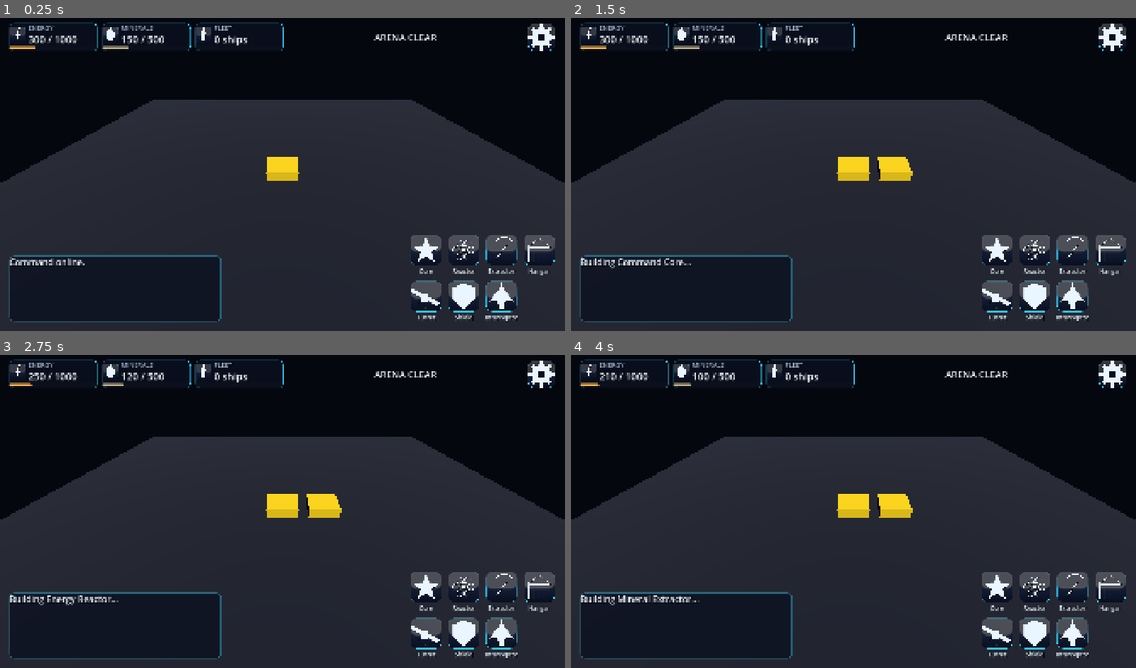
Above: before the commit, frames 1-4 (two rows, left to right).
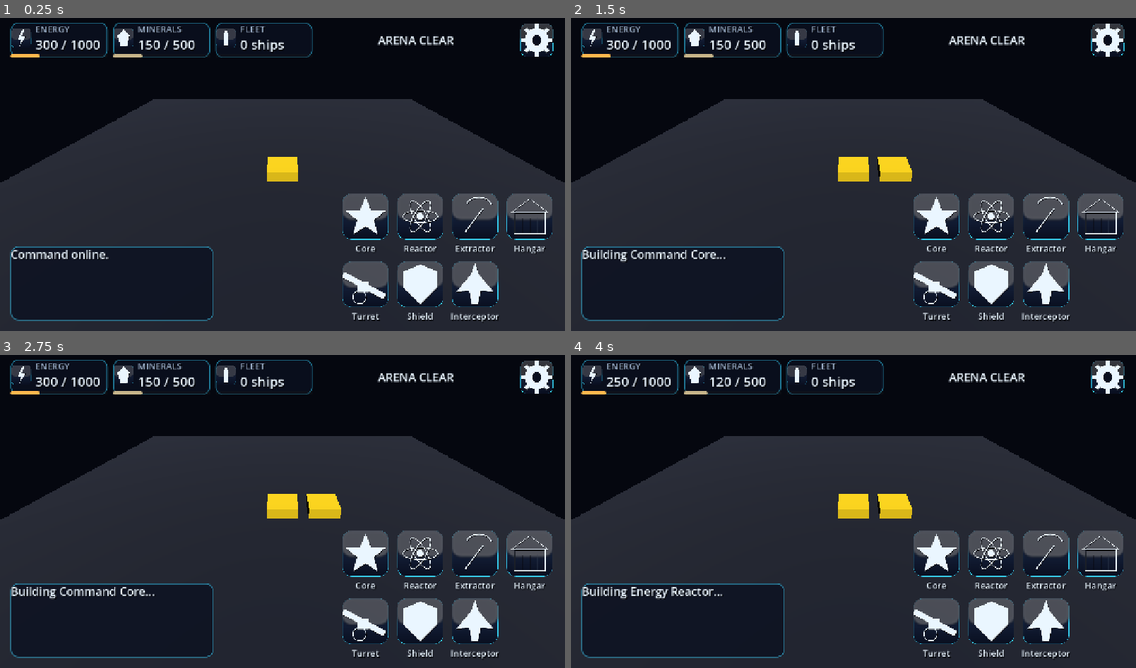
Above: after the commit, the same moments.

Repository: xam-eth/Last-Space
Game: Godot game, scene res://scenes/main.tscn
Two runs of this game, one before a commit and one after it. Both use one fixed random seed, a clock stepped at 60 frames per second and the inputs below.
Inputs (mouse positions are in pixels of both pictures, inside the frame that each line leads up to):
- Up to frame 1 (0.25 s): no input
- Up to frame 2 (1.5 s): click (994, 249) at 0.52 s; click (938, 215) at 1.27 s
- Up to frame 3 (2.75 s): click (463, 586) at 2.02 s
- Up to frame 4 (4 s): click (989, 552) at 2.77 s; click (1073, 586) at 3.52 s

The runs differ from the first frame. In frame 1, 13% of the frame differs, in the area x 0-100%, y 1-98%; in frame 2, 13%; in frame 3, 13%; in frame 4, 13%.

Commit message:
fix(ui): design resolution 1920x1080 -> 1280x720 (mobile-first 16:9)
Feedback: "size resolusi masih salah". Root cause: design canvas 1920x1080
membuat semua teks/ikon terlalu kecil secara fisik di ponsel (mobile-first
artinya design resolution mobile). Fix: viewport 1280x720 (tetap 16:9,
stretch canvas_items + aspect keep, letterbox gelap — full screen konsisten).

- project.godot: viewport 1280x720 (design resolution mobile-first).
- hud.gd: token set di-scale ke kanvas 720p (MARGIN 24, TOP_BAR 96,
  CHIP 220x80, BTN 112 tetap — ~11mm ≈ 84pt fisik touch target, GRID_GAP 12,
  INFO 460x168, TOAST 640x64 y=120, menu 80x80, ikon chip 48, font disesuaikan,
  wave text dipersingkat agar muat).
- UI_UX_DESIGN.md: kanvas 1280x720 + token table + diagram + alasan kenapa
  bukan 1920x1080 (mobile-first); README + PROJECT_STATUS update.

Verifikasi (data nyata):
- QA:HUD:LAYOUT @1280x720: TopBar[24,12 1232x96], ActionGrid[772,404
  484x296] (7/7 cell 112x142, margin 24), InfoPanel[24,528 460x168],
  Toast[320,120 640x64] — semua sesuai token, tidak overlap.
- Gate run_game_check.sh all -> exit 0 (tests 190/0, e2e 36/0, game PASS,
  asset 11/0); debug.html 56/56 PASS (no regresi).
- Capture 2 resolusi (1280x720 + 896x414 mobile landscape): teks/ikon kini
  terbaca jelas di skala mobile, HUD konsisten, center arena clear.

Evidence: tools/godot/build/game_play.png, game_asset_hud.png,
game_mobile_landscape.png, debug_res.png.

Co-authored-by: arena-agent <297053741+arena-agent@users.noreply.github.com>

Diff:
--- a/game/project.godot
+++ b/game/project.godot
@@ -10,10 +10,12 @@
 
 [display]
 
-; 16:9 full landscape (requirement): viewport 1920x1080, stretch canvas_items
-; dengan aspect "keep" -> selalu 16:9, letterbox di warna clear (dark space).
-window/size/viewport_width=1920
-window/size/viewport_height=1080
+; 16:9 full landscape MOBILE-FIRST (UI_UX_DESIGN.md §6): viewport 1280x720 —
+; design resolution mobile (teks/ikon terbaca jelas di ponsel; di 1920x1080
+; semua terlalu kecil secara fisik). Stretch canvas_items dengan aspect
+; "keep" -> selalu 16:9 full screen, letterbox di warna clear (dark space).
+window/size/viewport_width=1280
+window/size/viewport_height=720
 window/stretch/mode="canvas_items"
 window/stretch/aspect="keep"
 
--- a/game/scripts/ui/hud.gd
+++ b/game/scripts/ui/hud.gd
@@ -2,7 +2,8 @@
 ## HUD — head-up display mobile-first landscape 16:9 (UI_UX_DESIGN.md §2–§4).
 ## Semua komponen adalah OVERLAY di atas gameplay arena (center arena bersih).
 ##
-## Layout zone (kanvas 1920×1080, semua ukuran konsisten — design tokens):
+## Layout zone (kanvas 1280×720 — design resolution mobile-first 16:9,
+## semua ukuran konsisten — design tokens UI_UX_DESIGN.md §3):
 ##   ┌──────────────────────────────────────────────────────┐
 ##   │ TOP BAR: [Energy][Minerals][Fleet] | wave | menu(☰)  │  h=128, margin 32
 ##   │------------------------------------------------------│
@@ -17,16 +18,16 @@
 ## memanggil API sistem yang sama dengan gameplay. Touch target ≥ 112px
 ## (mobile-first, lihat UI_UX_DESIGN.md §3 design tokens).
 
-# ---- design tokens (UI_UX_DESIGN.md §3) ----
-const MARGIN := 32          ## safe edge margin dalam canvas 16:9
-const TOP_BAR_H := 128      ## tinggi top bar
-const CHIP_W := 300         ## lebar resource chip
-const CHIP_H := 96          ## tinggi resource chip
-const BTN := 112            ## ukuran tombol aksi (touch target mobile)
-const GRID_GAP := 16        ## gap grid aksi
+# ---- design tokens (UI_UX_DESIGN.md §3, kanvas 1280×720 mobile-first) ----
+const MARGIN := 24          ## safe edge margin dalam canvas 16:9
+const TOP_BAR_H := 96       ## tinggi top bar
+const CHIP_W := 220         ## lebar resource chip
+const CHIP_H := 80          ## tinggi resource chip
+const BTN := 112            ## ukuran tombol aksi (touch target mobile: ~11mm ≈ 84pt)
+const GRID_GAP := 12        ## gap grid aksi
 const GRID_COLS := 4        ## kolom action grid
-const INFO_W := 720         ## lebar info panel (kiri-bawah)
-const INFO_H := 224         ## tinggi info panel
+const INFO_W := 460         ## lebar info panel (kiri-bawah)
+const INFO_H := 168         ## tinggi info panel
 const ICONS_JSON := "res://assets/ui/icons.json"  ## runtime: ikon embedded base64 (wasm tanpa loader .png)
 
 # palet (UI_UX_DESIGN.md §3.1)
@@ -122,8 +123,8 @@
 	bar.set_anchors_preset(Control.PRESET_TOP_WIDE)
 	bar.offset_left = MARGIN
 	bar.offset_right = -MARGIN
-	bar.offset_top = 16
-	bar.offset_bottom = 16 + TOP_BAR_H
+	bar.offset_top = 12
+	bar.offset_bottom = 12 + TOP_BAR_H
 	add_child(bar)
 	var box := HBoxContainer.new()
 	box.set_anchors_preset(Control.PRESET_FULL_RECT)
@@ -149,7 +150,7 @@
 
 	# tengah: indikator wave (ancaman) — center top = fokus informasi
 	_wave_label = Label.new()
-	_wave_label.label_settings = _ls(32, C_TEXT)
+	_wave_label.label_settings = _ls(26, C_TEXT)
 	_wave_label.horizontal_alignment = HORIZONTAL_ALIGNMENT_CENTER
 	_wave_label.size_flags_horizontal = Control.SIZE_EXPAND_FILL
 	_wave_label.text = "ARENA CLEAR"
@@ -158,7 +159,7 @@
 	# kanan: tombol menu (ikon)
 	var menu_btn := TextureButton.new()
 	menu_btn.name = "MenuButton"
-	menu_btn.custom_minimum_size = Vector2(96, 96)
+	menu_btn.custom_minimum_size = Vector2(80, 80)
 	menu_btn.ignore_texture_size = true  ## min size = 96 (bukan ukuran tekstur 256)
 	menu_btn.size_flags_vertical = Control.SIZE_SHRINK_CENTER
 	menu_btn.texture_normal = _load_icon("menu")
@@ -188,7 +189,7 @@
 	row.add_theme_constant_override("separation", 8)
 	vbox.add_child(row)
 	var icon := TextureRect.new()
-	icon.custom_minimum_size = Vector2(56, 56)
+	icon.custom_minimum_size = Vector2(48, 48)
 	icon.ignore_texture_size = true  ## min size = 56 (bukan ukuran tekstur 256)
 	icon.texture = _load_icon(icon_id)
 	icon.stretch_mode = TextureRect.STRETCH_KEEP_ASPECT_CENTERED
@@ -199,14 +200,14 @@
 	texts.add_theme_constant_override("separation", 0)
 	row.add_child(texts)
 	var cap := Label.new()
-	cap.label_settings = _ls(22, C_MUTED)
+	cap.label_settings = _ls(20, C_MUTED)
 	cap.text = label_text
 	texts.add_child(cap)
 	var value := Label.new()
-	value.label_settings = _ls(34, C_TEXT)
+	value.label_settings = _ls(30, C_TEXT)
 	texts.add_child(value)
 	var bar := ProgressBar.new()
-	bar.custom_minimum_size = Vector2(0, 10)
+	bar.custom_minimum_size = Vector2(0, 8)
 	bar.max_value = 100.0
 	bar.show_percentage = false
 	var bg_style := StyleBoxFlat.new()
@@ -232,7 +233,7 @@
 	grid.add_theme_constant_override("v_separation", GRID_GAP)
 	grid.set_anchors_preset(Control.PRESET_BOTTOM_RIGHT)
 	var grid_w := GRID_COLS * BTN + (GRID_COLS - 1) * GRID_GAP
-	var cell_h := BTN + 30
+	var cell_h := BTN + 28  ## tombol 112 + separation 2 + label ~26
 	var rows := 2
 	var grid_h := rows * cell_h + (rows - 1) * GRID_GAP
 	grid.offset_left = -(grid_w + MARGIN)
@@ -303,11 +304,11 @@
 	vbox.add_theme_constant_override("separation", 8)
 	panel.add_child(vbox)
 	_status_label = Label.new()
-	_status_label.label_settings = _ls(30, C_TEXT)
+	_status_label.label_settings = _ls(26, C_TEXT)
 	_status_label.text = "Command online."
 	vbox.add_child(_status_label)
 	var result := Label.new()
-	result.label_settings = _ls(34, C_ACCENT)
+	result.label_settings = _ls(30, C_ACCENT)
 	result.name = "ResultLabel"
 	vbox.add_child(result)
 
@@ -319,11 +320,11 @@
 	_toast_panel.name = "Toast"
 	_toast_panel.anchor_left = 0.5
 	_toast_panel.anchor_right = 0.5
-	_toast_panel.offset_left = -420
-	_toast_panel.offset_right = 420
-	_toast_panel.offset_top = 16 + TOP_BAR_H + 16
-	_toast_panel.offset_bottom = 16 + TOP_BAR_H + 16 + 76
-	_toast_panel.custom_minimum_size = Vector2(840, 76)
+	_toast_panel.offset_left = -320
+	_toast_panel.offset_right = 320
+	_toast_panel.offset_top = 12 + TOP_BAR_H + 12
+	_toast_panel.offset_bottom = 12 + TOP_BAR_H + 12 + 64
+	_toast_panel.custom_minimum_size = Vector2(640, 64)
 	var style := StyleBoxFlat.new()
 	style.bg_color = Color(0.043, 0.063, 0.125, 0.92)
 	style.set_corner_radius_all(14)
@@ -335,7 +336,7 @@
 	_toast_panel.visible = false
 	add_child(_toast_panel)
 	_toast_label = Label.new()
-	_toast_label.label_settings = _ls(34, C_TEXT)
+	_toast_label.label_settings = _ls(30, C_TEXT)
 	_toast_label.horizontal_alignment = HORIZONTAL_ALIGNMENT_CENTER
 	_toast_label.vertical_alignment = VERTICAL_ALIGNMENT_CENTER
 	_toast_label.set_anchors_preset(Control.PRESET_FULL_RECT)
@@ -486,16 +487,16 @@
 
 
 func _on_wave_incoming(wave_id: StringName, eta: int) -> void:
-	_wave_label.text = "WAVE %s INCOMING — %d ticks" % [wave_id, eta]
+	_wave_label.text = "WAVE %s — %d ticks" % [wave_id, eta]
 	_wave_label.label_settings.font_color = C_DANGER
 	_status_label.text = "WARNING: alien wave %s incoming in %d ticks!" % [wave_id, eta]
 
 
 func _on_combat_finished(result: BattleResult) -> void:
 	var color := C_OK if result.winner == "defender" else C_DANGER
-	_show_toast("BATTLE: %s won (%d ticks)" % [result.winner, result.duration_ticks], color)
+	_show_toast("BATTLE: %s WON (%d TICKS)" % [result.winner.to_upper(), result.duration_ticks], color)
 
 
 func _on_territory_unlocked(sector_id: StringName) -> void:
-	_show_toast("TERRITORY UNLOCKED: %s" % sector_id, C_ACCENT)
+	_show_toast("TERRITORY UNLOCKED: %s" % sector_id.to_upper(), C_ACCENT)
 	_status_label.text = "Territory unlocked: %s" % sector_id
Not shown, changed: PROJECT_STATUS.md
Not shown, changed: README.md
Not shown, changed: UI_UX_DESIGN.md
Not shown, changed: web/game.pck
